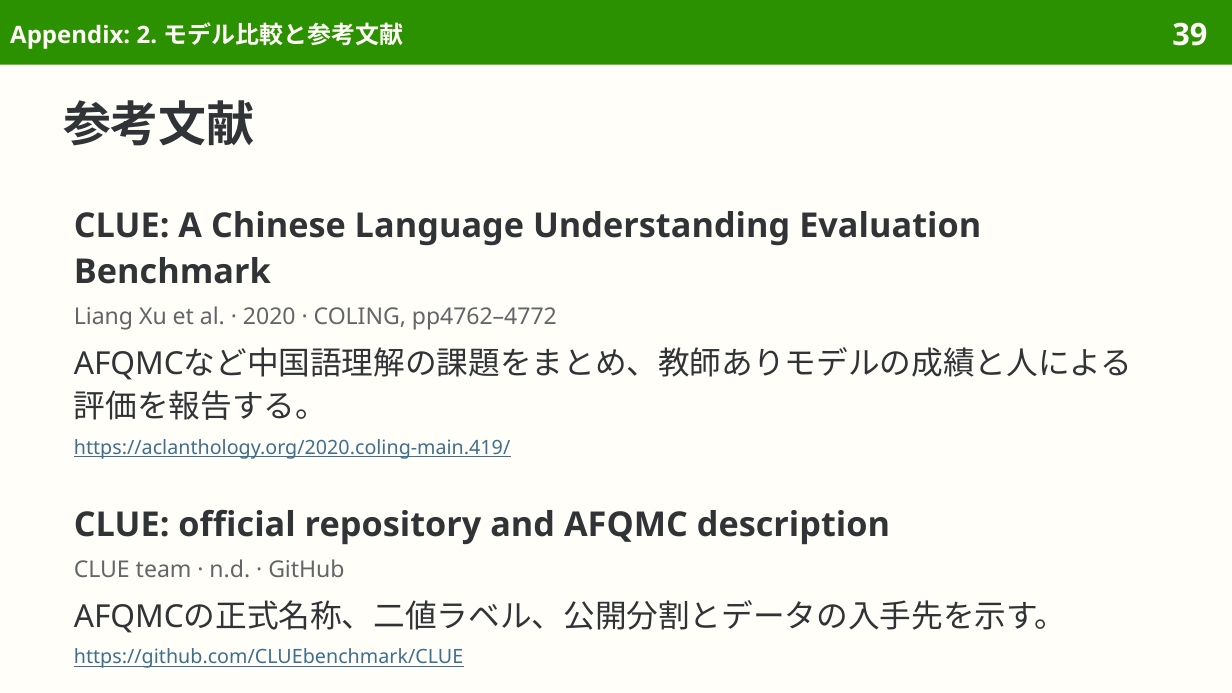
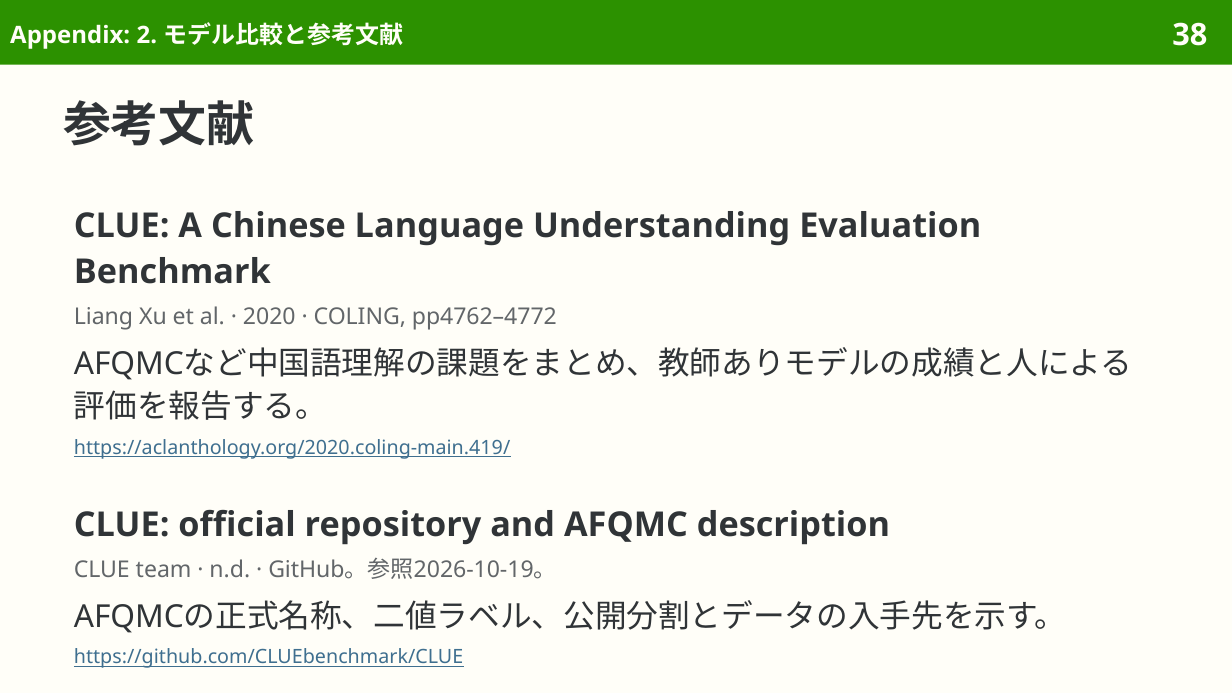
Before and after one commit to sasakiy84/datasets-in-10-minutes, a slide deck: slide 38 of slides/datasets-in-10-minutes-afqmc.pptx (slide 39 before the commit). Drawn at 1232x693 pixels with LibreOffice and Linux fonts; fonts in the diff are those of the drawing. Boxes give left, top, right and bottom in pixels: in the first picture for what was removed or moved away, otherwise in the second. Text is boxed around its words. In the diff, an @@ line names an element or a change of style, - is before the commit and + after.

```diff
--- a/slides/datasets-in-10-minutes-afqmc.pptx
+++ b/slides/datasets-in-10-minutes-afqmc.pptx
@@ page number at bbox=[1172, 22, 1207, 46]: text changed @@
-39
+38
@@ text at bbox=[74, 558, 557, 579]: text changed @@
-CLUE team · n.d. · GitHub
+CLUE team · n.d. · GitHub。参照2026-10-19。
```
Also in this commit, not shown: 6 other slides changed, 2 slides removed, 53 other files.
